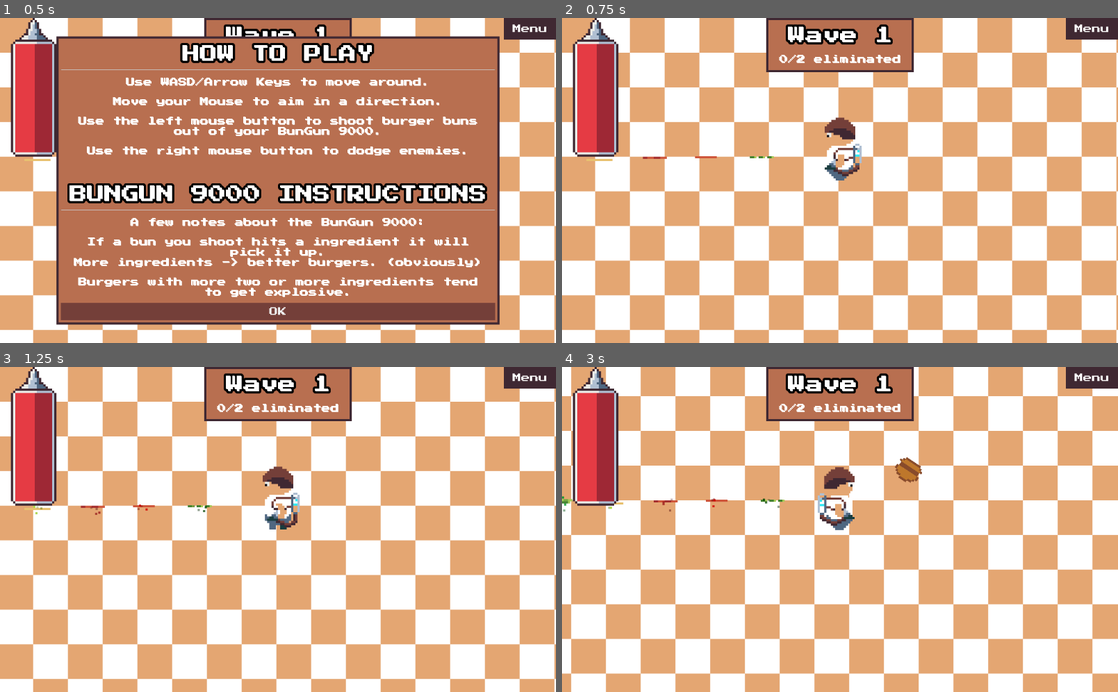
Above: before the commit, frames 1-4 (two rows, left to right).
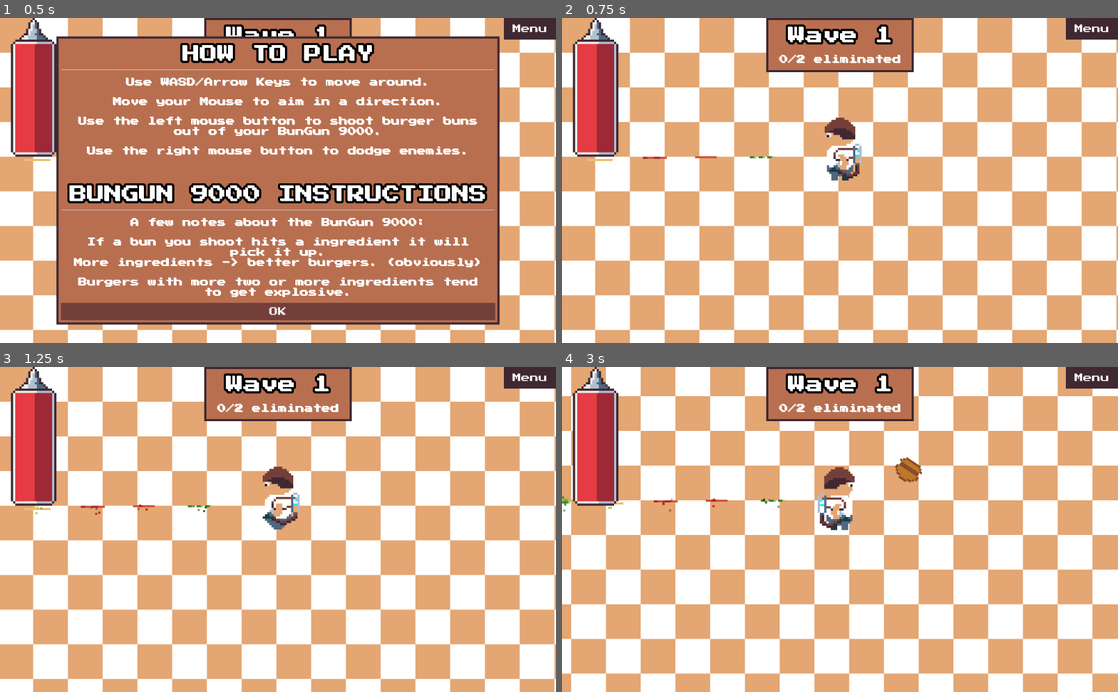
Above: after the commit, the same moments.

Repository: dardanbujupaj/night-shift
Game: Godot game, scene res://scenes/Diner.tscn
Same seed, same stepped clock (60 frames per second), same inputs: the game is played once before the commit and once after it. Sound files missing from this copy of the repository are replaced by a short silence.
Inputs (mouse positions are in pixels of both pictures, inside the frame that each line leads up to):
- Up to frame 1 (0.5 s): no input
- Up to frame 2 (0.75 s): click "OK" at 0.5 s
- Up to frame 3 (1.25 s): no input
- Up to frame 4 (3 s): click "Menu" at 1.25 s; move the mouse to (962, 513) at 2.02 s; hold D (move_right) 2.03-2.75 s; right-click (962, 513) at 2.1 s; click "Resume" at 2.75 s

Frame 1 is identical in both runs. In frame 2, 0.2% of the frame differs, in the area x 47-54%, y 42-50%; in frame 3, 0.2%; in frame 4, 0.2%, in the area x 46-53%, y 42-51%.

Commit message:
play sound when character is hit.

Diff:
--- a/scenes/character/Character.gd
+++ b/scenes/character/Character.gd
@@ -121,6 +121,8 @@
 	$HitTween.interpolate_property(self, "modulate", Color.white * 2, Color.white, 0.1, Tween.TRANS_BOUNCE, Tween.EASE_IN_OUT, 0.1)
 	$HitTween.start()
 
+	$HitAudioStreamPlayer.play()
+
 
 
 func die():
--- a/scenes/character/Character.tscn
+++ b/scenes/character/Character.tscn
@@ -1,10 +1,11 @@
-[gd_scene load_steps=18 format=2]
+[gd_scene load_steps=19 format=2]
 
 [ext_resource path="res://scenes/character/character_side.png" type="Texture" id=1]
 [ext_resource path="res://scenes/character/Character.gd" type="Script" id=2]
 [ext_resource path="res://scenes/character/ShakeCamera.gd" type="Script" id=3]
 [ext_resource path="res://sound/shot.wav" type="AudioStream" id=4]
 [ext_resource path="res://scenes/character/HealthBar.tscn" type="PackedScene" id=5]
+[ext_resource path="res://sound/character_hit.wav" type="AudioStream" id=6]
 
 [sub_resource type="RectangleShape2D" id=1]
 extents = Vector2( 8, 8 )
@@ -88,6 +89,7 @@
 position = Vector2( 0, -16 )
 frames = SubResource( 12 )
 animation = "walk"
+frame = 3
 playing = true
 
 [node name="DodgeAudioStreamPlayer" type="AudioStreamPlayer2D" parent="."]
@@ -100,4 +102,7 @@
 [node name="CanvasLayer" type="CanvasLayer" parent="."]
 
 [node name="HealthBar" parent="CanvasLayer" instance=ExtResource( 5 )]
+
+[node name="HitAudioStreamPlayer" type="AudioStreamPlayer" parent="."]
+stream = ExtResource( 6 )
 [connection signal="animation_finished" from="AnimatedSprite" to="." method="_on_AnimatedSprite_animation_finished"]
Not shown, added: sound/character_hit.wav.import
Not shown, added: sound/character_hit.sfs
Not shown, added: sound/character_hit.wav
